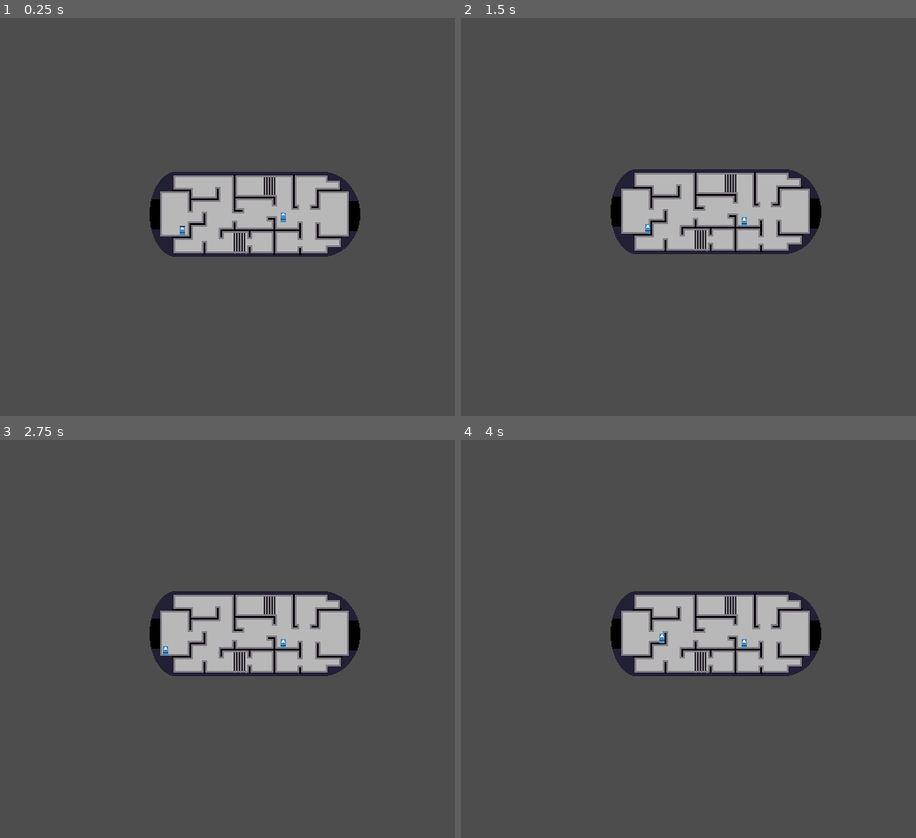
Above: before the commit, frames 1-4 (two rows, left to right).
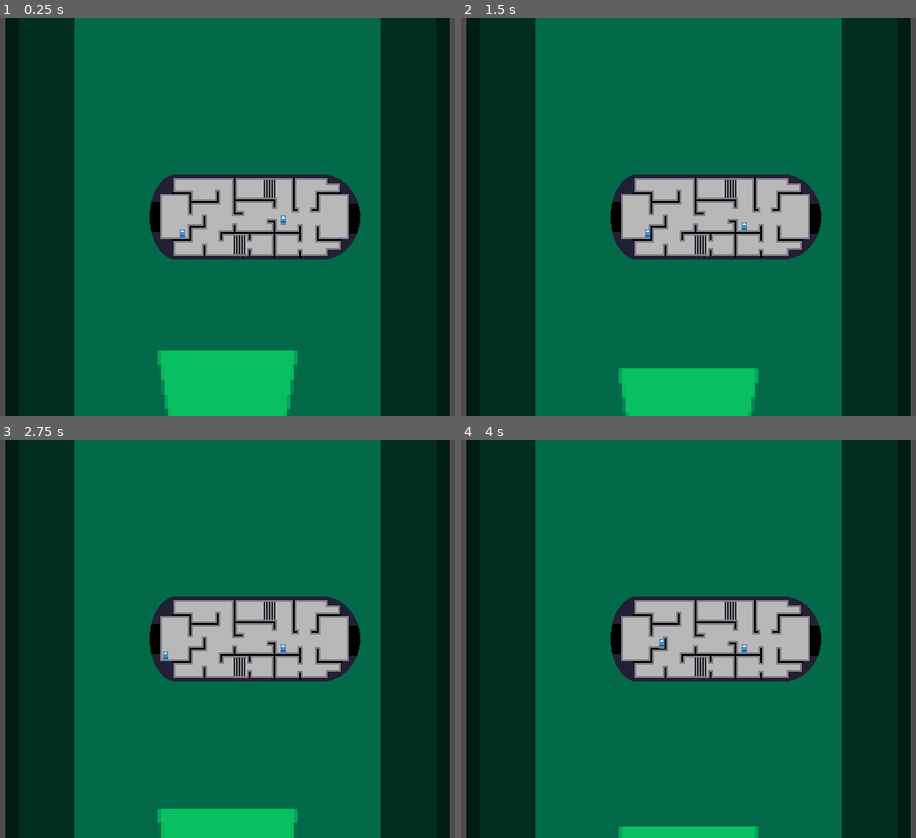
Above: after the commit, the same moments.

Repository: einmar/MalmoGameJam
Game: Godot game, scene res://scenes/sandbox/einars_sandbox.tscn
The game is run twice, just before and just after one commit, with the same random seed, the same clock (stepped at 60 frames per second) and the same inputs. This scene is started directly instead of the project's main scene. The engine's default icon, where the game draws it, is replaced by a stand-in: a white triangle on a blue panel in a dark square.
Inputs:
- Up to frame 1 (0.25 s): no input
- Up to frame 2 (1.5 s): hold D (player1_right) from 0.53 s (still down); tap W (player1_up, bound only after the commit) at 0.6, 0.77, 1.07, 1.35 s
- Up to frame 3 (2.75 s): tap W (player1_up, bound only after the commit) at 1.52, 1.82, 2.1 s; tap Enter at 2 s; release D (player1_right) at 2.03 s; hold A (player1_left) from 2.03 s (still down)
- Up to frame 4 (4 s): tap Space at 2.75 s; release A (player1_left) at 2.78 s; hold D (player1_right) from 2.78 s (still down); tap W (player1_up, bound only after the commit) at 2.85, 3.02, 3.32, 3.6, 3.77 s

The runs differ from the first frame. In frame 1, 91% of the frame differs, in the area x 1-99%, y 0-100%; in frame 2, 92%; in frame 3, 92%; in frame 4, 92%.

Commit message:
fixed camera

Diff:
--- a/project.godot
+++ b/project.godot
@@ -45,7 +45,7 @@
 }
 player1_primary={
 "deadzone": 0.2,
-"events": [Object(InputEventKey,"resource_local_to_scene":fa …(140 unchanged characters)… d":false,"keycode":0,"physical_keycode":4194309,"key_label":0,"unicode":0,"location":0,"echo":false,"script":null)
+"events": [Object(InputEventKey,"resource_local_to_scene":fa …(140 unchanged characters)… d":false,"keycode":0,"physical_keycode":69,"key_label":0,"unicode":101,"location":0,"echo":false,"script":null)
 , Object(InputEventJoypadButton,"resource_local_to_scene":false,"resource_name":"","device":0,"button_index":2,"pressure":0.0,"pressed":true,"script":null)
 ]
 }
@@ -79,6 +79,18 @@
 , Object(InputEventJoypadButton,"resource_local_to_scene":false,"resource_name":"","device":1,"button_index":0,"pressure":0.0,"pressed":true,"script":null)
 ]
 }
+player1_up={
+"deadzone": 0.2,
+"events": [Object(InputEventKey,"resource_local_to_scene":false,"resource_name":"","device":-1,"window_id":0,"alt_pressed":false,"shift_pressed":false,"ctrl_pressed":false,"meta_pressed":false,"pressed":false,"keycode":0,"physical_keycode":87,"key_label":0,"unicode":119,"location":0,"echo":false,"script":null)
+, Object(InputEventJoypadMotion,"resource_local_to_scene":false,"resource_name":"","device":0,"axis":1,"axis_value":-1.0,"script":null)
+]
+}
+player1_down={
+"deadzone": 0.2,
+"events": [Object(InputEventKey,"resource_local_to_scene":false,"resource_name":"","device":-1,"window_id":0,"alt_pressed":false,"shift_pressed":false,"ctrl_pressed":false,"meta_pressed":false,"pressed":false,"keycode":0,"physical_keycode":83,"key_label":0,"unicode":115,"location":0,"echo":false,"script":null)
+, Object(InputEventJoypadMotion,"resource_local_to_scene":false,"resource_name":"","device":-1,"axis":1,"axis_value":1.0,"script":null)
+]
+}
 
 [layer_names]
 
--- a/scenes/camera/camera.gd
+++ b/scenes/camera/camera.gd
@@ -4,5 +4,5 @@
 @export var follow_strength: float = 10
 
 # Called every frame. 'delta' is the elapsed time since the previous frame.
-func _process(delta: float) -> void:
-	position = lerp(position, target.position, follow_strength/100.0)
+#func _process(delta: float) -> void:
+#	position = lerp(position, target.position, follow_strength/100.0)
--- a/scenes/camera/camera.tscn
+++ b/scenes/camera/camera.tscn
@@ -3,5 +3,4 @@
 [ext_resource type="Script" uid="uid://ehy5yeg2unui" path="res://scenes/camera/camera.gd" id="1_xejhd"]
 
 [node name="Camera2D" type="Camera2D"]
-position_smoothing_enabled = true
 script = ExtResource("1_xejhd")
--- a/scenes/sandbox/einars_sandbox.tscn
+++ b/scenes/sandbox/einars_sandbox.tscn
@@ -1,14 +1,17 @@
-[gd_scene load_steps=4 format=3 uid="uid://cs83vhbet0gog"]
+[gd_scene load_steps=5 format=3 uid="uid://cs83vhbet0gog"]
 
 [ext_resource type="PackedScene" uid="uid://dlg4q8jwn3hii" path="res://scenes/camera/camera.tscn" id="1_1hi0b"]
+[ext_resource type="Texture2D" uid="uid://b4j7t7hof3occ" path="res://icon.svg" id="1_q66r3"]
 [ext_resource type="PackedScene" uid="uid://dvlqtssi4uvto" path="res://scenes/submarine/submarine.tscn" id="2_8p02w"]
 [ext_resource type="PackedScene" uid="uid://cjdqtege0ai7n" path="res://scenes/player/player.tscn" id="3_1hi0b"]
 
 [node name="EinarsSandbox" type="Node2D"]
 
-[node name="Camera2D" parent="." node_paths=PackedStringArray("target") instance=ExtResource("1_1hi0b")]
-position = Vector2(614, 147)
-target = NodePath("../Submarine")
+[node name="Sprite2D" type="Sprite2D" parent="."]
+modulate = Color(0.0339208, 0.753759, 0.381074, 1)
+position = Vector2(583, 327)
+scale = Vector2(3.9269, -16.6724)
+texture = ExtResource("1_q66r3")
 
 [node name="Submarine" parent="." instance=ExtResource("2_8p02w")]
 position = Vector2(614, 147)
@@ -20,3 +23,5 @@
 
 [node name="Player" parent="Submarine" instance=ExtResource("3_1hi0b")]
 position = Vector2(-82, 7)
+
+[node name="Camera2D" parent="Submarine" instance=ExtResource("1_1hi0b")]
--- a/scenes/submarine/submarine.gd
+++ b/scenes/submarine/submarine.gd
@@ -4,6 +4,9 @@
 
 
 var buoyancy: float = 980.0
+var speed: float = 70.0
+var player_index: int = 1
+var is_steering: bool = false
 
 const SPEED = 300.0
 const JUMP_VELOCITY = -400.0
@@ -15,7 +18,19 @@
 	# Add the gravity.
 	if not is_on_floor():
 		velocity += Vector2(get_gravity().x, get_gravity().y - buoyancy) * delta
+	if Input.is_action_just_pressed("player{i}_primary".format({"i":player_index})):
+		is_steering = not is_steering
+	if is_steering:
+		var direction:= Vector2(Input.get_axis(
+				"player{i}_left".format({"i":player_index}),
+				"player{i}_right".format({"i":player_index}),
+			),
+			Input.get_axis(
+				"player{i}_up".format({"i":player_index}),
+				"player{i}_down".format({"i":player_index}),
+			),
+		)
 
-
+		velocity += direction * speed * delta
 
 	move_and_slide()
